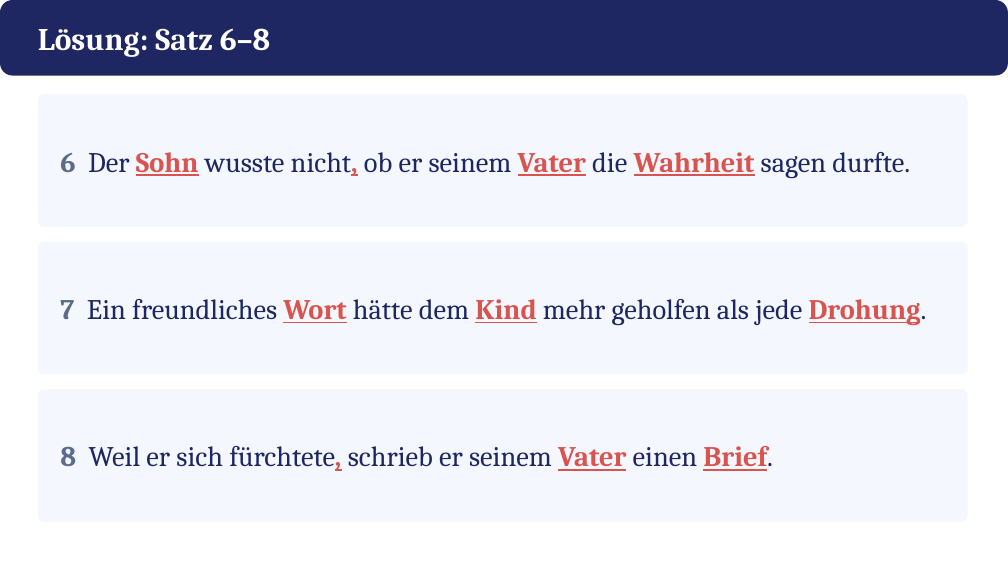
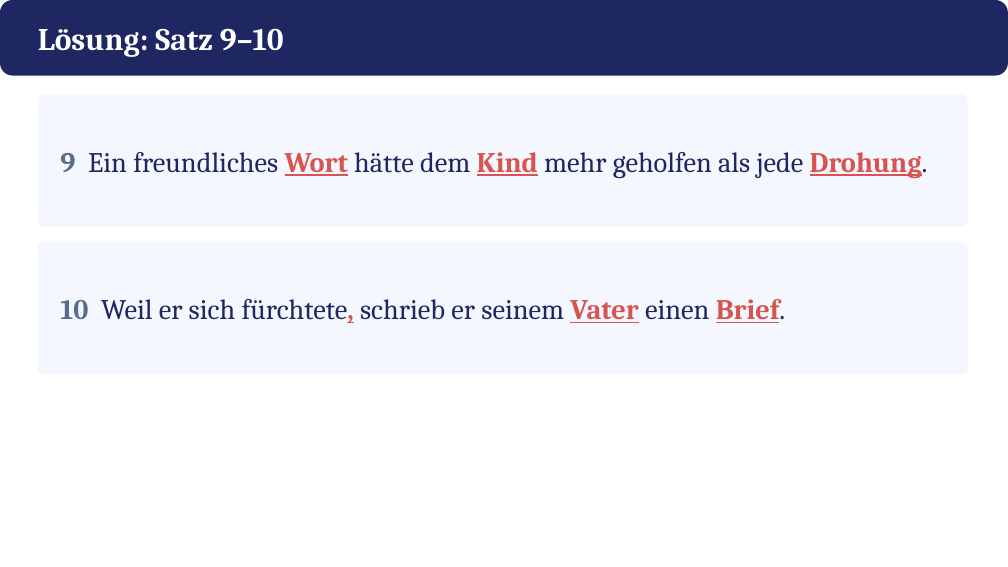
Before and after one commit to golzkonstantin-gif/Schule, a slide deck: slide 14 of Deutsch_11/Kafka_Appell/Praesentation_Kafkas_Appell.pptx (slide 10 before the commit). Drawn at 1008x567 pixels with LibreOffice and Linux fonts; fonts in the diff are those of the drawing. Boxes give left, top, right and bottom in pixels: in the first picture for what was removed or moved away, otherwise in the second. Text is boxed around its words. In the diff, an @@ line names an element or a change of style, - is before the commit and + after.

```diff
--- a/Deutsch_11/Kafka_Appell/Praesentation_Kafkas_Appell.pptx
+++ b/Deutsch_11/Kafka_Appell/Praesentation_Kafkas_Appell.pptx
@@ text at bbox=[38, 28, 284, 57]: text changed @@
-Lösung: Satz 6–8
+Lösung: Satz 9–10
@@ text at bbox=[60, 152, 928, 178]: text changed @@
-6 Der Sohn wusste nicht, ob er seinem Vater die Wahrheit sagen durfte.
+9 Ein freundliches Wort hätte dem Kind mehr geholfen als jede Drohung.
@@ text at bbox=[60, 299, 785, 323]: text changed @@
-7 Ein freundliches Wort hätte dem Kind mehr geholfen als jede Drohung.
+10 Weil er sich fürchtete, schrieb er seinem Vater einen Brief.
@@ rounded rectangle removed at bbox=[38, 389, 968, 522] @@
@@ text removed at bbox=[60, 446, 772, 471] @@
-8 Weil er sich fürchtete, schrieb er seinem Vater einen Brief.
```
Also in this commit, not shown: 5 other slides changed, 6 slides added, 1 slide removed, 15 other files.
